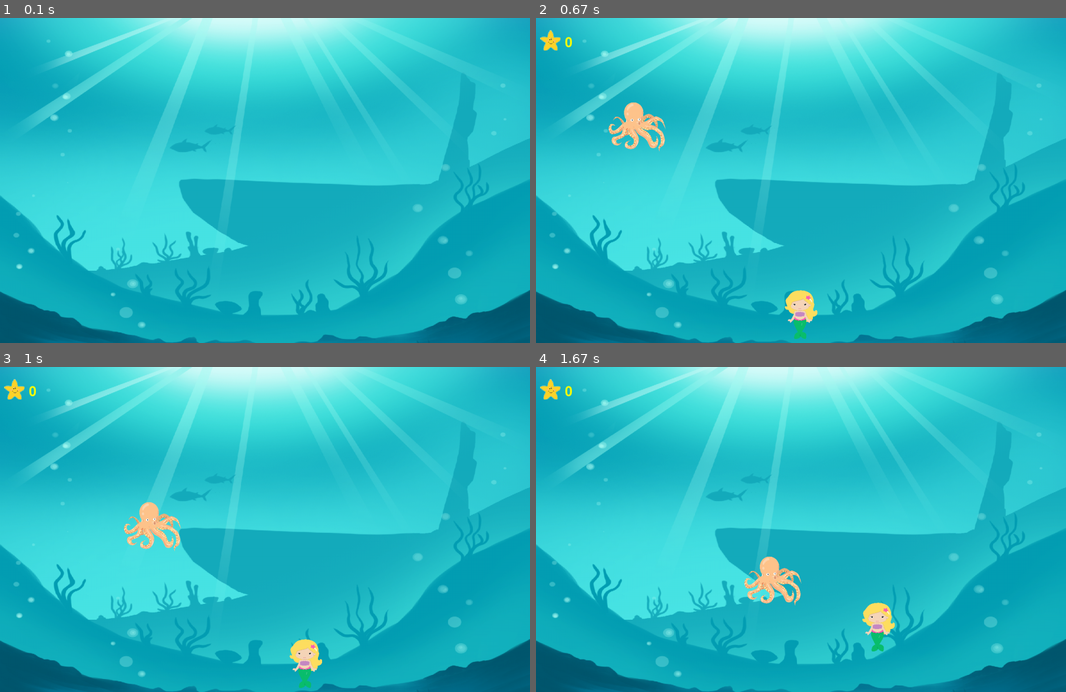
Above: before the commit, frames 1-4 (two rows, left to right).
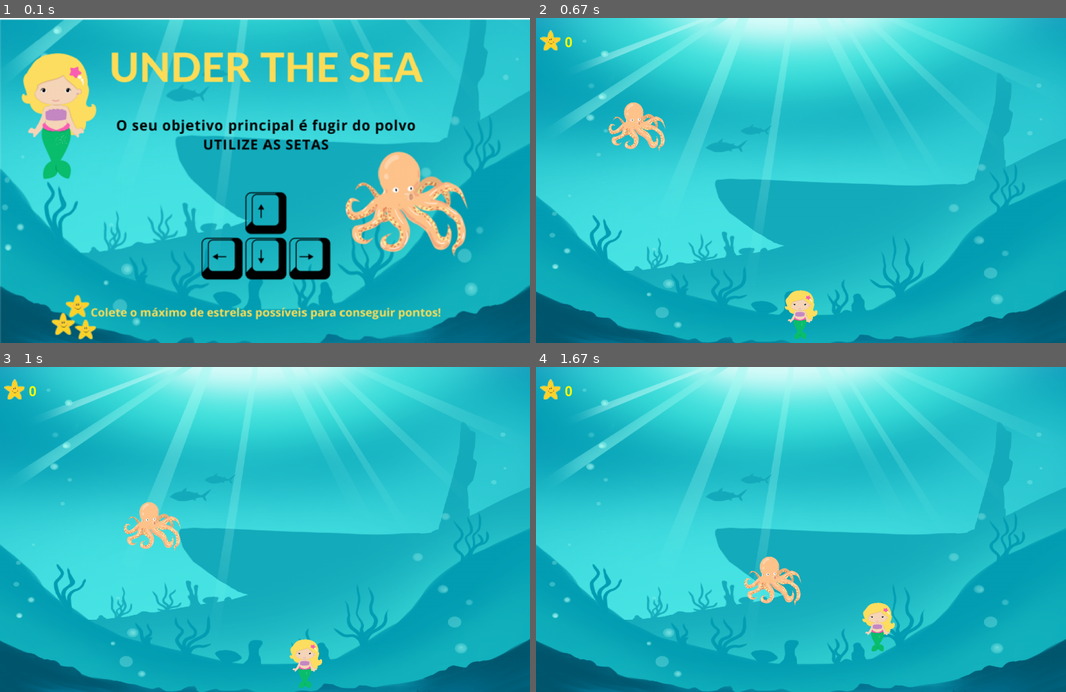
Above: after the commit, the same moments.

Repository: thaissabaini/thaissabaini-PyGame
Game: pygame game, started from jogo_v6.py
Same seed, same stepped clock (60 frames per second), same inputs: the game is played once before the commit and once after it.
Inputs:
- Up to frame 1 (0.1 s): no input
- Up to frame 2 (0.67 s): tap Space at 0.33 s
- Up to frame 3 (1 s): hold Right from 0.67 s (still down)
- Up to frame 4 (1.67 s): release Right at 1.13 s; hold Up 1.17-1.47 s; hold Right from 1.5 s (still down)

The runs differ from the first frame. In frame 1, 44% of the frame differs, in the area x 0-100%, y 0-100%; in frame 2, nothing differs; in frame 3, nothing differs; in frame 4, nothing differs.

Commit message:
tela_inicio

Diff:
--- a/jogo_v6.py
+++ b/jogo_v6.py
@@ -27,7 +27,7 @@
 polvo_img= pygame.image.load('imagens/polvo.png').convert_alpha()
 polvo_img=pygame.transform.scale(polvo_img,(150,150))
 
-tela_inicio = pygame.image.load('imagens/mar.png').convert_alpha()
+tela_inicio = pygame.image.load('imagens/tela.png').convert_alpha()
 tela_inicio = pygame.transform.scale(tela_inicio, (largura, altura))
 
 som = pygame.mixer.Sound('sons/fundo.mp3')
Binary file added: imagens/tela.png
